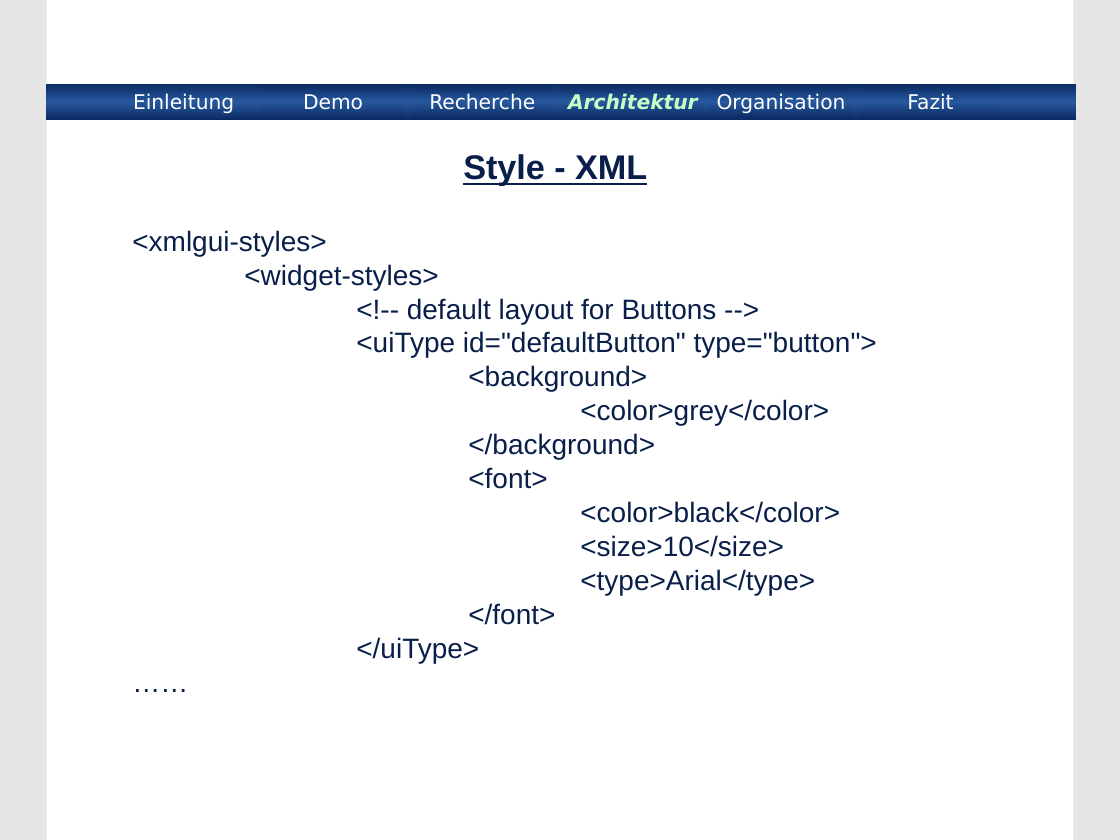
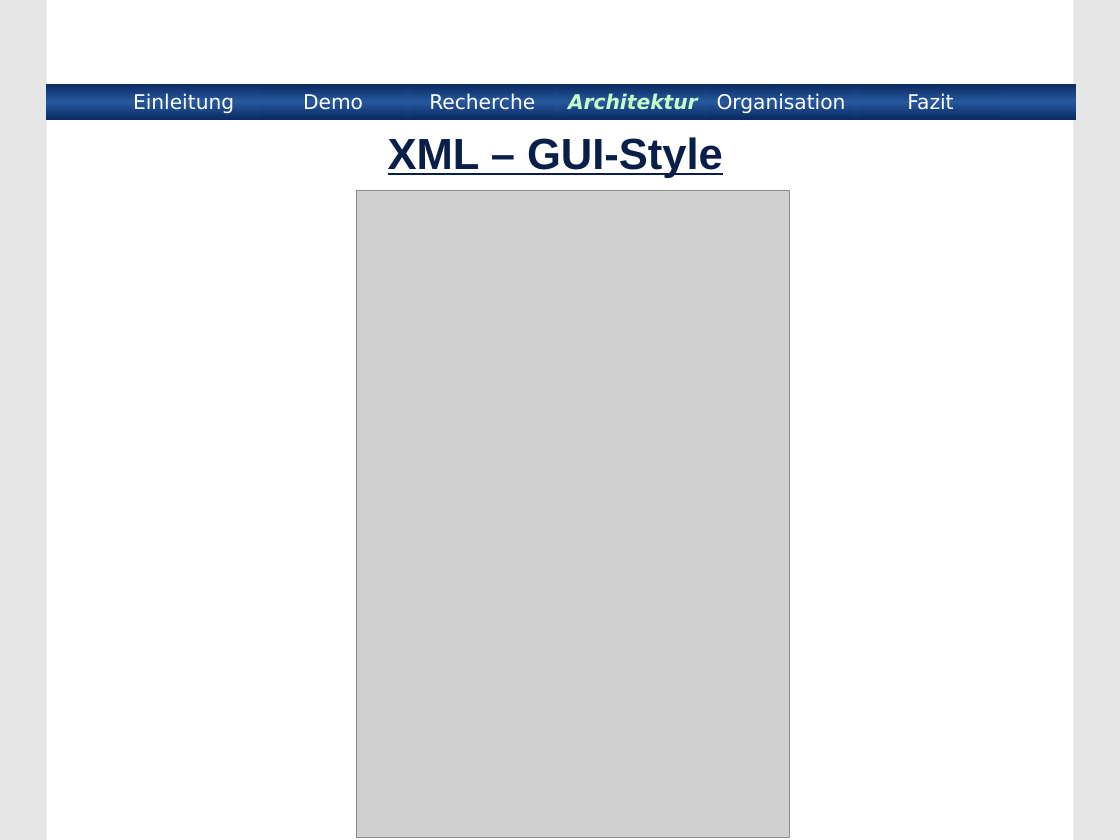
Before and after one commit to BackupTheBerlios/xmlinterface, a slide deck: slide 14 of xmlinterface/project/Praesentation/xmlinterface.ppt (slide 13 before the commit). Drawn at 1120x840 pixels with LibreOffice and Linux fonts; fonts in the diff are those of the drawing; grey boxes stand for pictures; background and template pictures are left out. Boxes give left, top, right and bottom in pixels: in the first picture for what was removed or moved away, otherwise in the second. Text is boxed around its words. In the diff, an @@ line names an element or a change of style, - is before the commit and + after.

```diff
--- a/xmlinterface/project/Praesentation/xmlinterface.ppt
+++ b/xmlinterface/project/Praesentation/xmlinterface.ppt
@@ title at (388, 137, 723, 178): text changed; size 22 to 28 pt @@
-Style - XML
+XML – GUI-Style
@@ picture added at (357, 190, 790, 837) @@
@@ subtitle removed at (132, 230, 877, 663) @@
-<xmlgui-styles>
-<widget-styles>
-<!-- default layout for Buttons -->
-<uiType id="defaultButton" type="button">
-<background>
-<color>grey</color>
-</background>
-<font>
-<color>black</color>
-<size>10</size>
-<type>Arial</type>
-</font>
-</uiType>
-……
```
Also in this commit, not shown: 15 other slides changed, 1 slide added.
